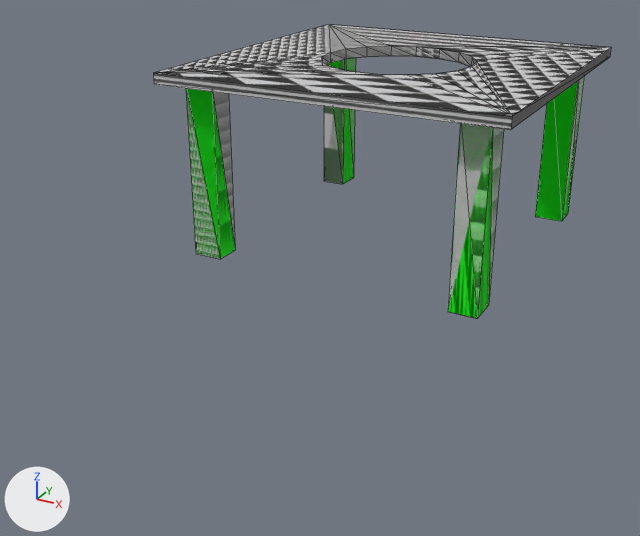
One commit to the FBX model build/5out.fbx: the scene before it, then after it.
Camera for both pictures: a 50 mm camera at (1.06, -2.401, 0.763) aimed at (-0.064, -0.356, -0.259). The axes (+X, +Y, +Z) are drawn at lower left. The lights are the same throughout. Mesh edges are drawn as thin lines. Where no turn or scale is listed for an object, it has been applied to the vertices.

In view in the first picture: 'Table', 'Table_0'.
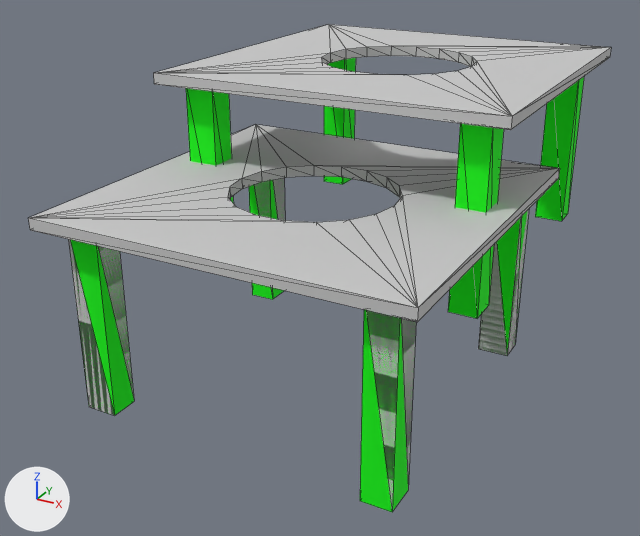
Boxes [x1, y1, x2, y2] around the edits, measured in the pictures (640 x 536 px; the box of a moved part takes in the faces that stretch with it):
'Table_0', surface changed, moved: before [186, 58, 584, 318]; after [28, 125, 560, 512]
part 1 of me_table_0, moved or reshaped: before [186, 88, 235, 259]; after [68, 239, 134, 416]
part 2 of me_table_0, moved or reshaped: before [324, 58, 356, 184]; after [254, 178, 285, 298]
part 3 of me_table_0, moved or reshaped: before [563, 77, 584, 209]; after [478, 209, 529, 356]
part 4 of me_table_0, moved or reshaped: before [448, 123, 504, 317]; after [366, 310, 416, 508]

What the commit changed:
me_table_0 has 76 vertices, 156 faces and spans x -0.5..0.5, y -1.0..0.0, z -0.516..0.025.
me_table_0 is used by ob_table_0; location (0.0, 0.5, 0.256).
Verts and faces of me_table_0; kept vertices keep their numbers, new ones are numbered from 76.
Before the commit, vertices of me_table_0: 26 (-0.442, -0.859, -0.005), 27 (-0.442, -0.939, -0.005), 28 (-0.353, -0.859, -0.005), 59 (-0.353, -0.939, -0.005), 63 (-0.442, -0.859, -0.516).
Before the commit, vertices of me_table_0: 64 (-0.442, -0.939, -0.516) at pixel (195, 253), 69 (-0.353, -0.939, -0.516) at pixel (220, 259), 70 (-0.353, -0.859, -0.516) at pixel (235, 250).
Before the commit, vertices of me_table_0: 29 (-0.359, -0.058, -0.005), 30 (-0.439, -0.058, -0.005), 31 (-0.439, -0.147, -0.005), 32 (-0.359, -0.147, -0.005), 71 (-0.439, -0.058, -0.516).
Before the commit, vertices of me_table_0: 72 (-0.359, -0.058, -0.516) at pixel (353, 177), 73 (-0.439, -0.147, -0.516) at pixel (323, 181), 74 (-0.359, -0.147, -0.516) at pixel (342, 184).
Before the commit, vertices of me_table_0: 43 (0.353, -0.061, -0.005), 44 (0.353, -0.141, -0.005), 45 (0.442, -0.141, -0.005), 51 (0.442, -0.061, -0.005), 60 (0.353, -0.141, -0.516) at pixel (535, 216).
Before the commit, vertices of me_table_0: 61 (0.353, -0.061, -0.516), 62 (0.442, -0.061, -0.516) at pixel (567, 213), 75 (0.442, -0.141, -0.516) at pixel (561, 221).
Before the commit, vertices of me_table_0: 52 (0.439, -0.853, -0.005), 53 (0.359, -0.853, -0.005), 57 (0.359, -0.942, -0.005), 58 (0.439, -0.942, -0.005), 65 (0.359, -0.853, -0.516).
Before the commit, vertices of me_table_0: 66 (0.439, -0.853, -0.516) at pixel (488, 305), 67 (0.439, -0.942, -0.516) at pixel (477, 318), 68 (0.359, -0.942, -0.516) at pixel (447, 311).
Part 1, on me_table_0:
Faces deleted: (26, 63, 28, 70, 59, 69, 27, 64).
New faces: (26, 64, 27, 69, 59, 70, 28, 63) (mat_01___default (its picture is missing)).
Part 2, on me_table_0:
Faces deleted: (29, 71, 30, 73, 31, 74, 32, 72).
New faces: (29, 72, 32, 74, 31, 73, 30, 71) (mat_01___default (its picture is missing)).
Part 3, on me_table_0:
Faces deleted: (43, 60, 44, 75, 45, 62, 51, 61).
New faces: (43, 61, 51, 62, 45, 75, 44, 60) (mat_01___default (its picture is missing)).
Part 4, on me_table_0:
Faces deleted: (52, 65, 53, 68, 57, 67, 58, 66).
New faces: (52, 66, 58, 67, 57, 68, 53, 65) (mat_01___default (its picture is missing)).
Object 'Table_0' (ob_table_0) moves from (0.0, 0.5, 0.256) to (0.0, 0.0, 0.0).
